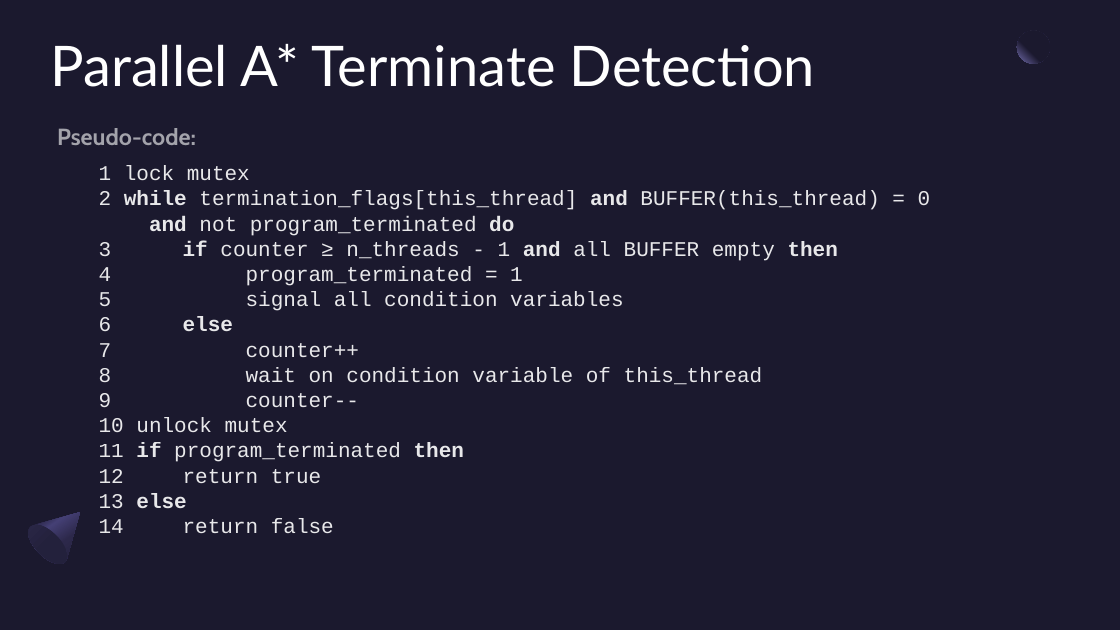
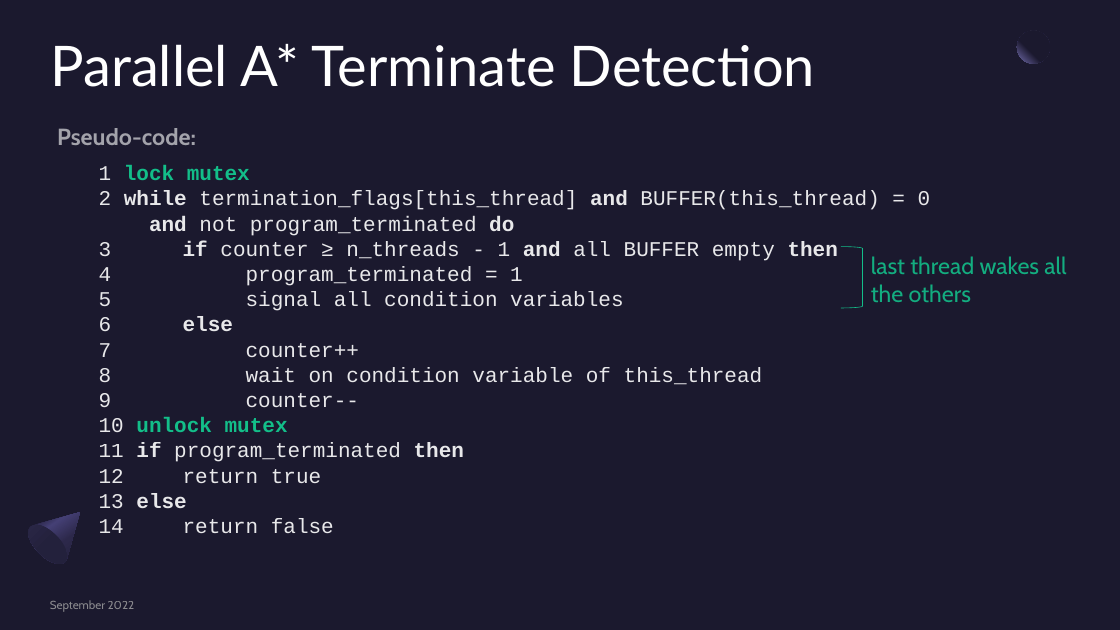
Before and after one commit to Salvo-kun/a-star, a slide deck: slide 19 of presentation/astar_slides.pptx (slide 21 before the commit). Drawn at 1120x630 pixels with LibreOffice and Linux fonts; fonts in the diff are those of the drawing. Boxes give left, top, right and bottom in pixels: in the first picture for what was removed or moved away, otherwise in the second. Text is boxed around its words. In the diff, an @@ line names an element or a change of style, - is before the commit and + after.

```diff
--- a/presentation/astar_slides.pptx
+++ b/presentation/astar_slides.pptx
@@ text "1 lock mutex 2 while ..." at (x1=99, y1=165, x2=931, y2=533): text colour #FFFFFF at 90% opacity to #13BE89, bold on in "lock mutex", "unlock mutex" @@
@@ right bracket added at (x1=841, y1=247, x2=863, y2=308), outline #13BE89 0.5 pt @@
@@ text added at (x1=871, y1=256, x2=1066, y2=302), 20 pt, text #13BE89 at 90% opacity @@
+last thread wakes all the others
@@ text added at (x1=50, y1=600, x2=135, y2=612), 10 pt, text #A6A6A6 at 80% opacity @@
+September 2022
```
Also in this commit, not shown: 24 other slides changed, 6 slides added, 5 slides removed, 3 other files.
